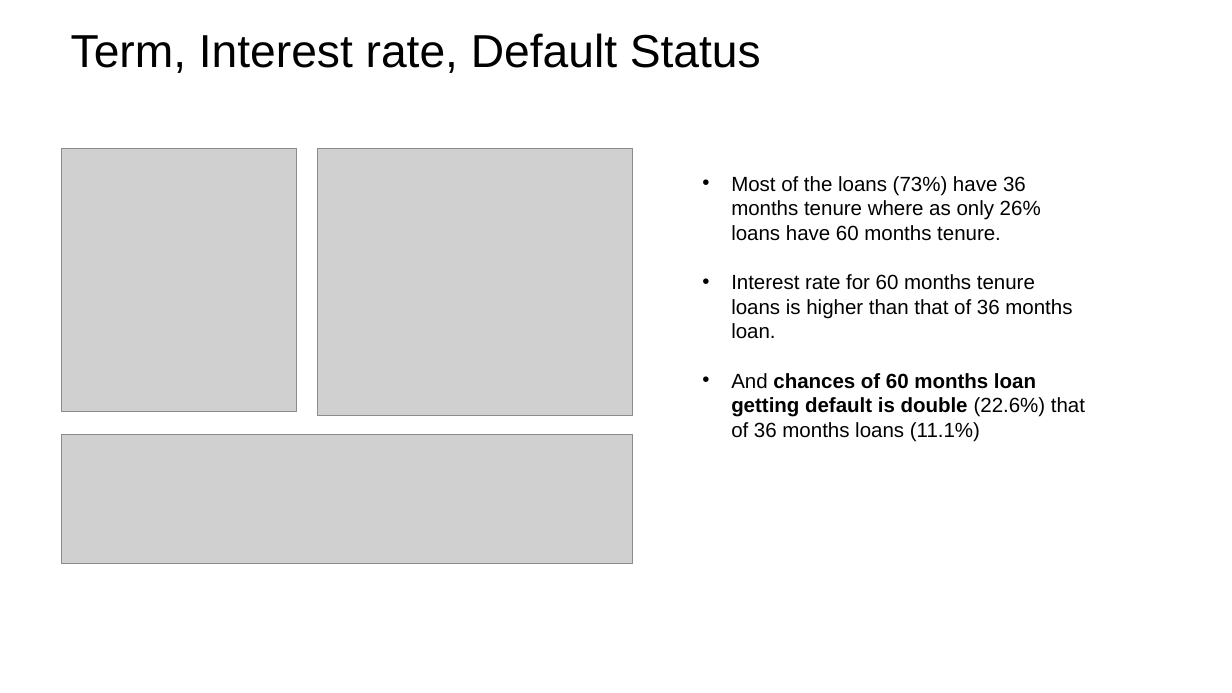
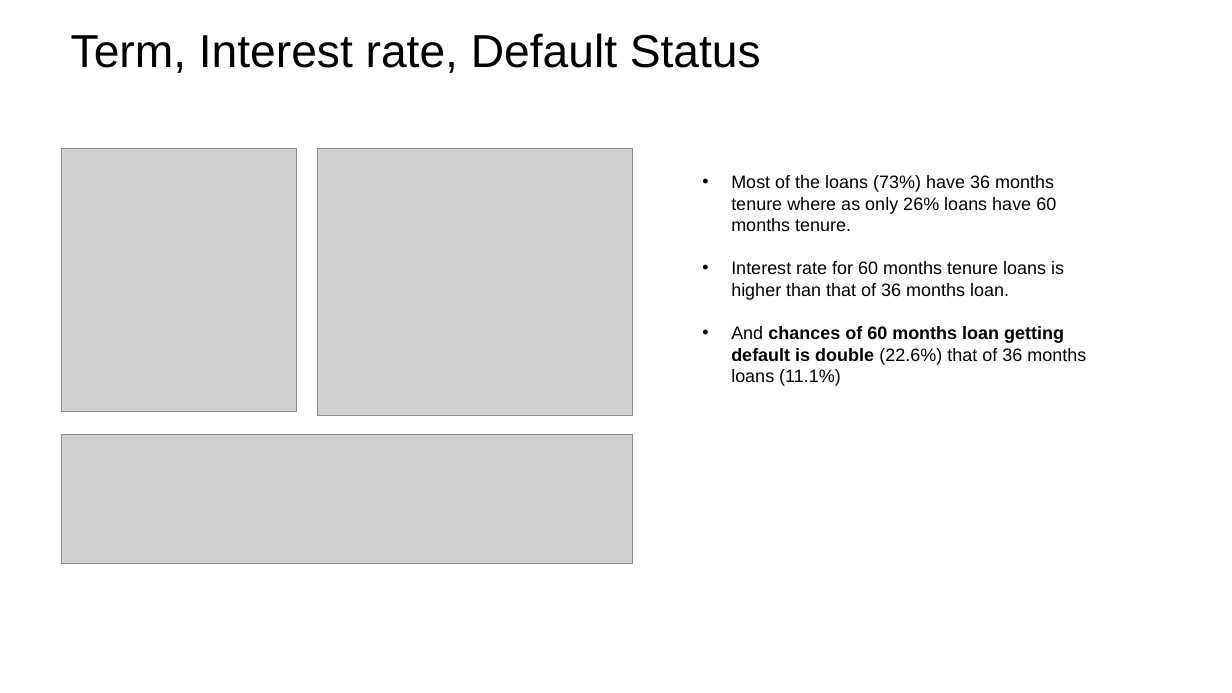
Before and after one commit to irish-luong/LandingClubCaseStudy, a slide deck: slide 6 of lending_club_case_study.pptx. Drawn at 1232x693 pixels with LibreOffice and Linux fonts; fonts in the diff are those of the drawing; grey boxes stand for pictures; background and template pictures are left out. Boxes give left, top, right and bottom in pixels: in the first picture for what was removed or moved away, otherwise in the second. Text is boxed around its words. In the diff, an @@ line names an element or a change of style, - is before the commit and + after.

```diff
--- a/lending_club_case_study.pptx
+++ b/lending_club_case_study.pptx
@@ text "Most of the loans (73%) ..." at (731,175,1086,386): size 16 to 14 pt @@
```
Also in this commit, not shown: 10 other slides changed.
